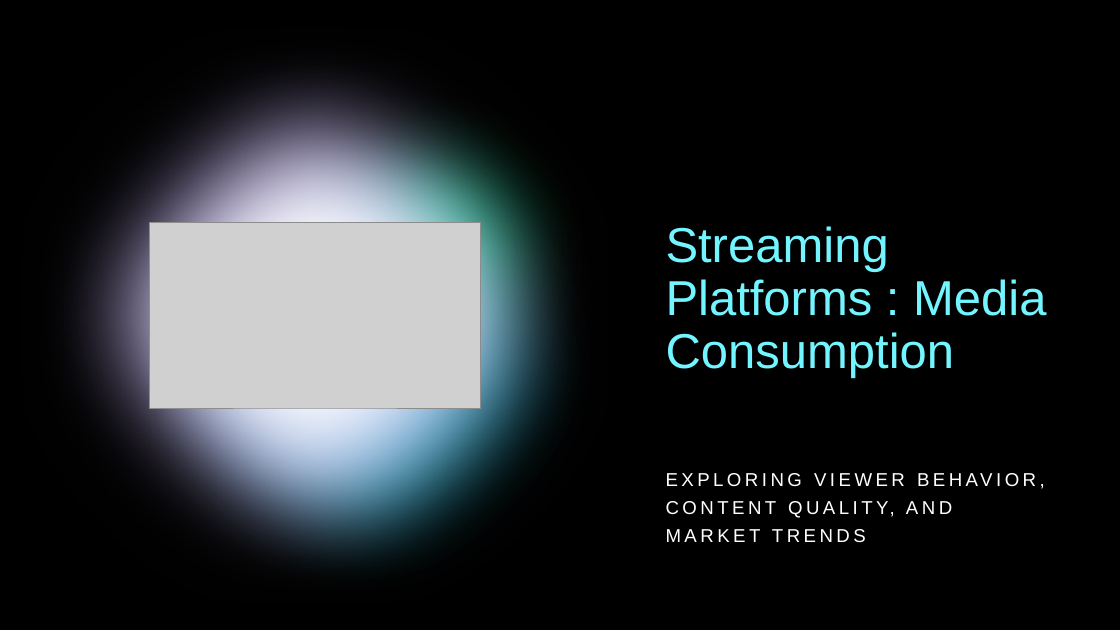
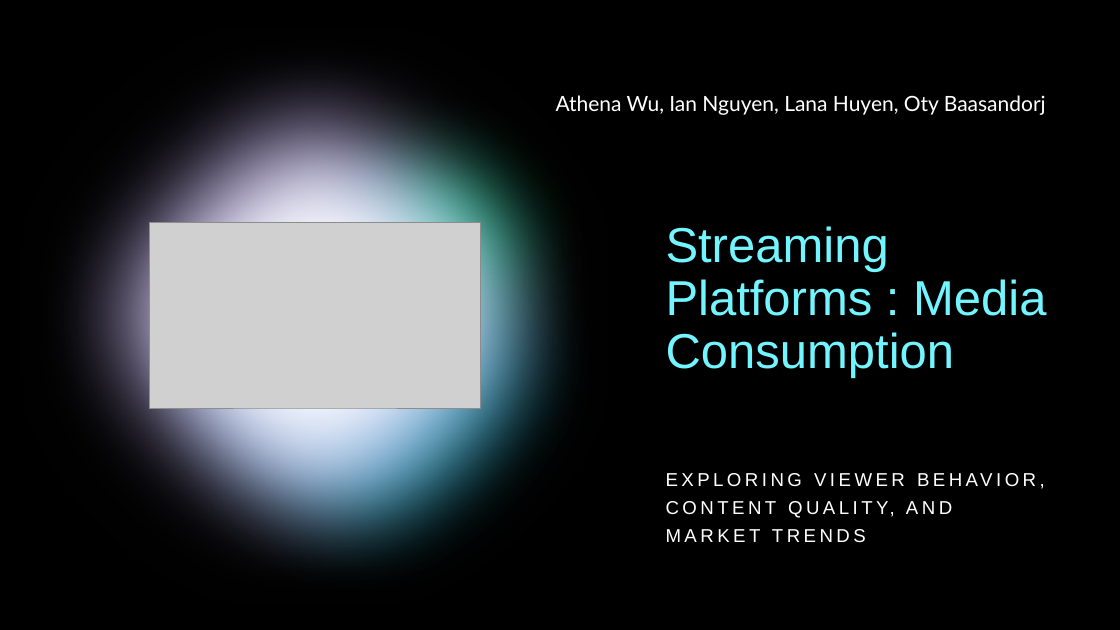
Before and after one commit to lanahuyen/media_tv, a slide deck: slide 1 of Presentation1.pptx. Drawn at 1120x630 pixels with LibreOffice and Linux fonts; fonts in the diff are those of the drawing; grey boxes stand for pictures. Boxes give left, top, right and bottom in pixels: in the first picture for what was removed or moved away, otherwise in the second. Text is boxed around its words. In the diff, an @@ line names an element or a change of style, - is before the commit and + after.

```diff
--- a/Presentation1.pptx
+++ b/Presentation1.pptx
@@ text added at bbox=[556, 95, 1046, 115], 18 pt, text #FFFFFF @@
+Athena Wu, Ian Nguyen, Lana Huyen, Oty Baasandorj
```
Also in this commit, not shown: 9 slides added, 1 slide removed, 1 other file.
